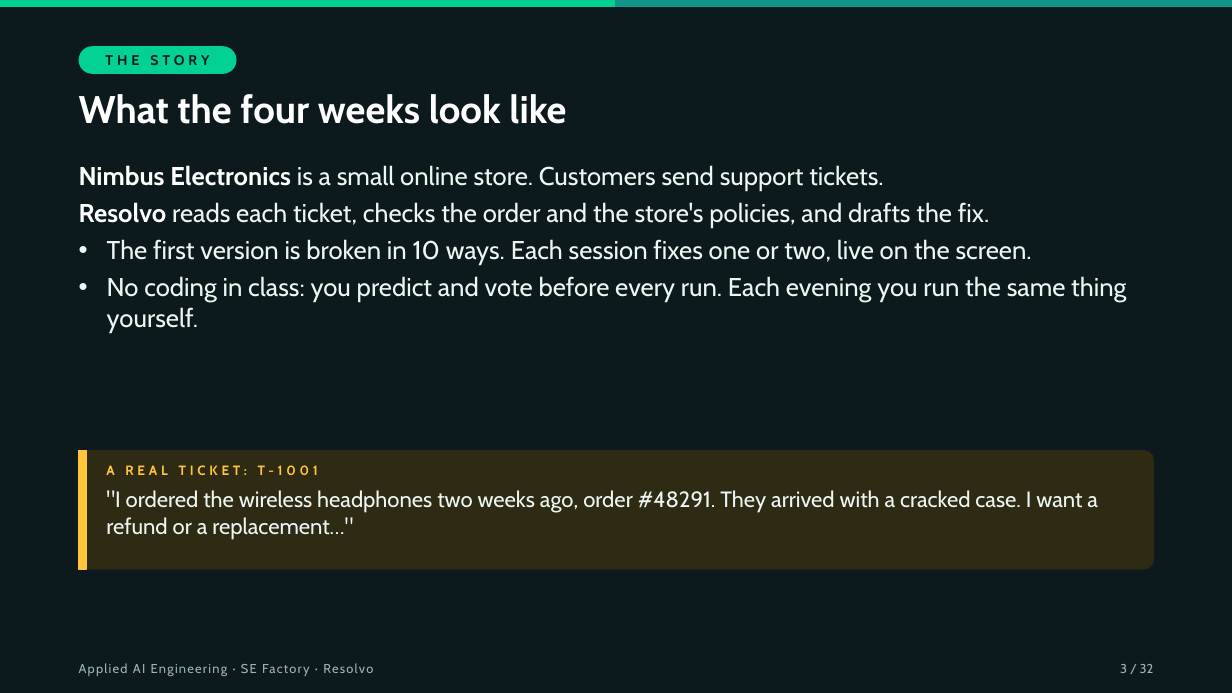
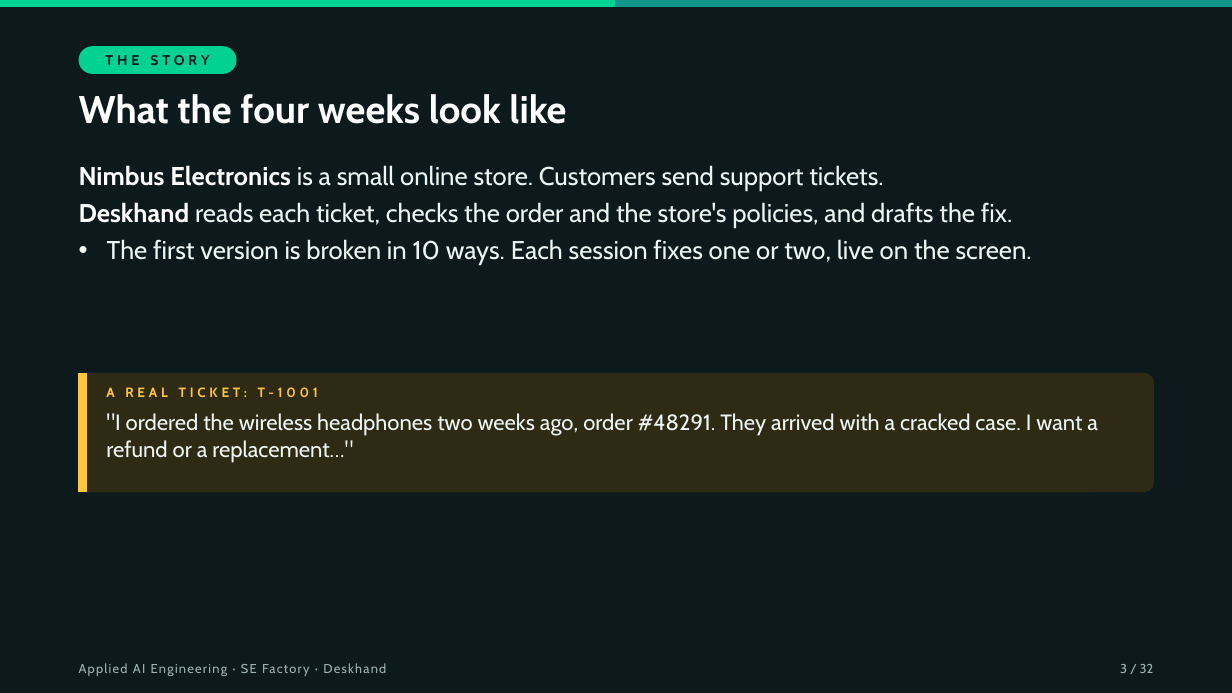
Before and after one commit to hasankanaan26/prep-kit, a slide deck: slide 3 of slides/session-00.pptx. Drawn at 1232x693 pixels with LibreOffice and Linux fonts; fonts in the diff are those of the drawing. Boxes give left, top, right and bottom in pixels: in the first picture for what was removed or moved away, otherwise in the second. Text is boxed around its words. In the diff, an @@ line names an element or a change of style, - is before the commit and + after.

```diff
--- a/slides/session-00.pptx
+++ b/slides/session-00.pptx
@@ text at [79, 202, 1012, 228]: text changed @@
-• Resolvo reads each ticket, checks the order and the store's policies, and drafts the fix.
+• Deskhand reads each ticket, checks the order and the store's policies, and drafts the fix.
@@ text at [107, 276, 1126, 333]: paragraph removed @@
-• No coding in class: you predict and vote before every run. Each evening you run the same thing yourself.
@@ 1 text, 1 rounded rectangle, 1 rectangle: place and size @@
-1 text, 1 rounded rectangle, 1 rectangle at [79, 451, 1153, 569]
+1 text, 1 rounded rectangle, 1 rectangle at [79, 373, 1153, 492]
@@ text ""I ordered the wireless headphones ...": place and size @@
-text ""I ordered the wireless headphones ..." at [106, 490, 1098, 540]
+text ""I ordered the wireless headphones ..." at [106, 413, 1098, 463]
@@ text at [79, 663, 386, 676]: text changed @@
-Applied AI Engineering · SE Factory · Resolvo
+Applied AI Engineering · SE Factory · Deskhand
```
Also in this commit, not shown: 31 other slides changed, 6 other files.
